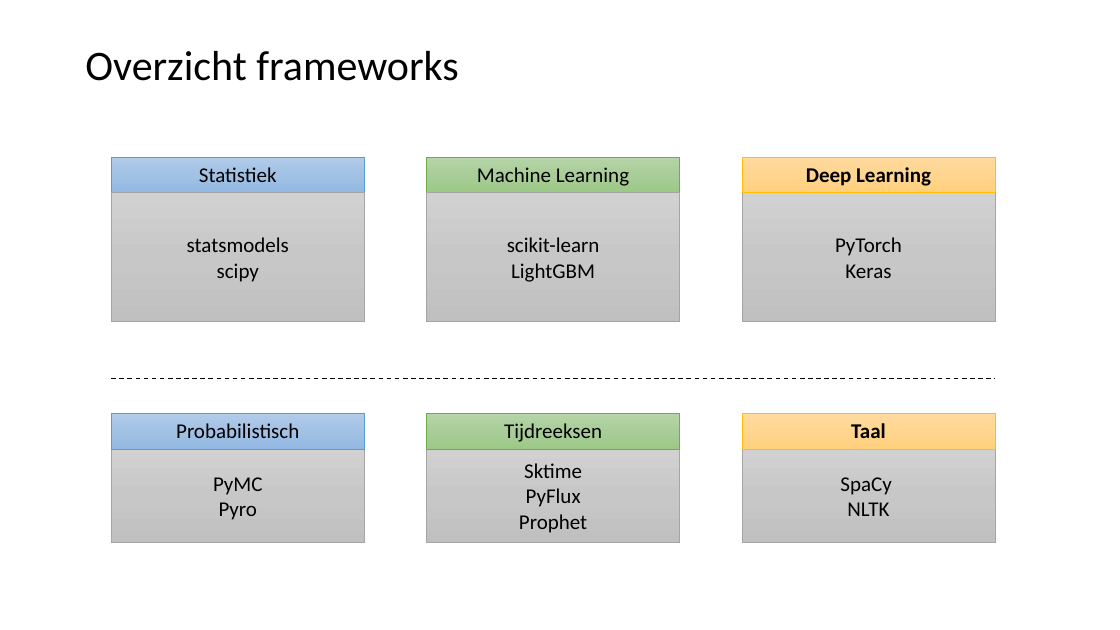
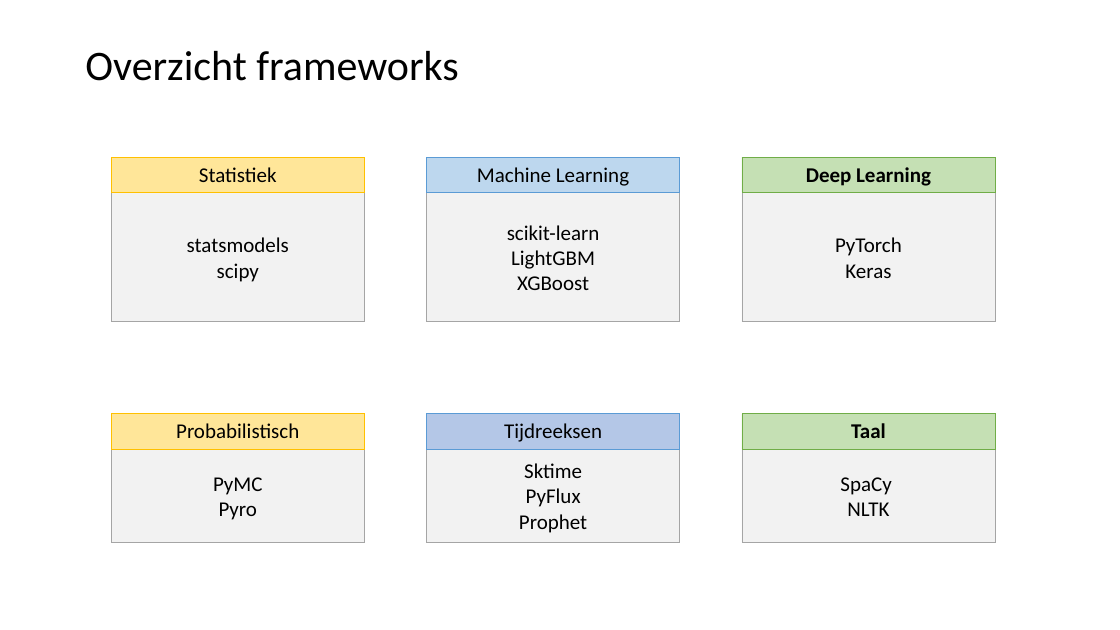
Before and after one commit to LFKoning/knowledge-sharing, a slide deck: slide 5 of python_course/4_scikit_learn/python_cursus_4.pptx. Drawn at 1120x630 pixels with LibreOffice and Linux fonts; fonts in the diff are those of the drawing. Boxes give left, top, right and bottom in pixels: in the first picture for what was removed or moved away, otherwise in the second. Text is boxed around its words. In the diff, an @@ line names an element or a change of style, - is before the commit and + after.

```diff
--- a/python_course/4_scikit_learn/python_cursus_4.pptx
+++ b/python_course/4_scikit_learn/python_cursus_4.pptx
@@ rectangle "Statistiek" at <box>111,157,365,192</box>: fill gradient #B1CBE9 to #A3C1E5 to #93B9E4 to #FFE699; outline #5B9BD5 0.5 pt to #FFC000 0.5 pt @@
@@ rectangle "Machine Learning" at <box>427,157,681,192</box>: fill gradient #B5D5A7 to #AACE9A to #9CC987 to #BDD7EE; outline #70AD47 0.5 pt to #5B9BD5 0.5 pt @@
@@ rectangle "Deep Learning" at <box>742,157,996,192</box>: fill gradient #FFDB9E to #FFD590 to #FFD07C to #C5E0B4; outline #FFC000 0.5 pt to #70AD47 0.5 pt @@
@@ fill gradient #D2D2D2 to #C8C8C8 to #C0C0C0 to #F2F2F2 in 6 elements at <box>742,449,996,542</box>, <box>427,449,681,542</box>, <box>111,449,365,542</box>, <box>742,192,996,322</box>, <box>111,192,365,322</box>, <box>427,192,681,322</box> @@
@@ text in rectangle at <box>517,276,589,290</box>: paragraph added @@
+XGBoost
@@ line removed from (111, 378) to (996, 378) @@
@@ rectangle "Probabilistisch" at <box>111,414,365,450</box>: fill gradient #B1CBE9 to #A3C1E5 to #93B9E4 to #FFE699; outline #5B9BD5 0.5 pt to #FFC000 0.5 pt @@
@@ rectangle "Tijdreeksen" at <box>427,414,681,450</box>: fill gradient #B5D5A7 to #AACE9A to #9CC987 to #B4C7E7; outline #70AD47 0.5 pt to #5B9BD5 0.5 pt @@
@@ rectangle "Taal" at <box>742,414,996,450</box>: fill gradient #FFDB9E to #FFD590 to #FFD07C to #C5E0B4; outline #FFC000 0.5 pt to #70AD47 0.5 pt @@
```
Also in this commit, not shown: 15 other slides changed, 5 slides added, 1 slide removed, 8 other files.
